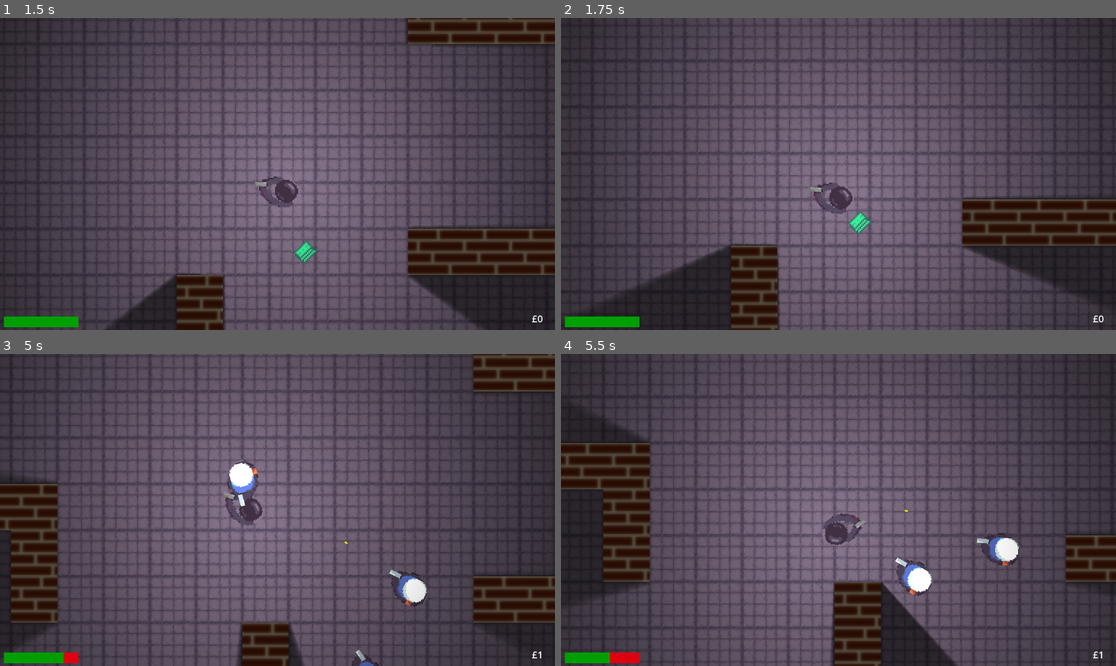
Above: before the commit, frames 1-4 (two rows, left to right).
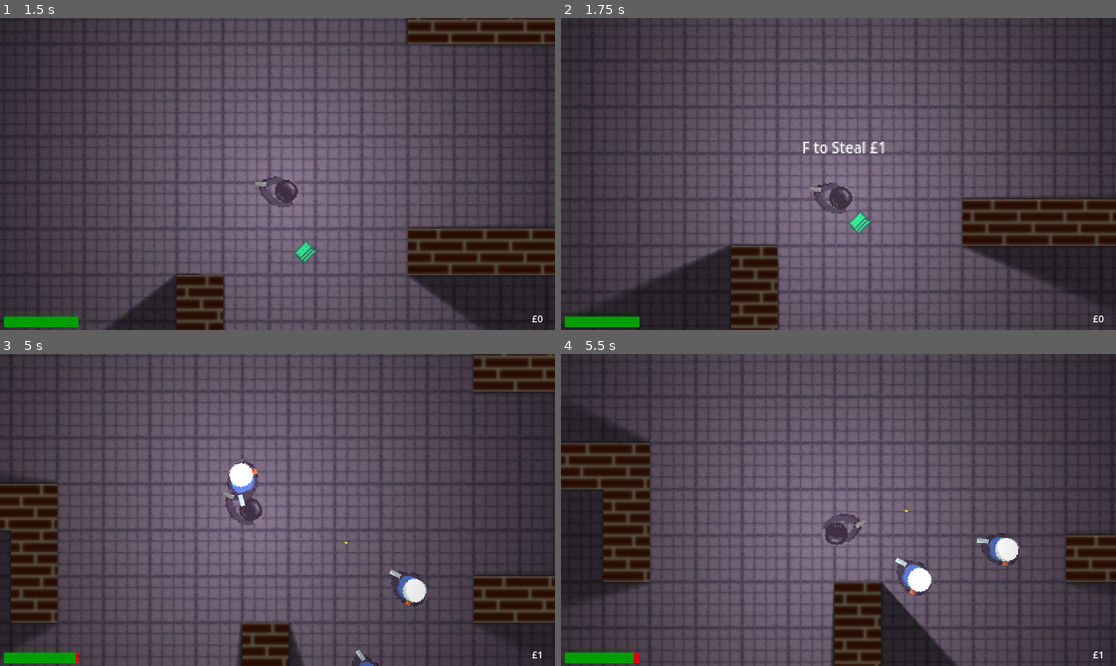
Above: after the commit, the same moments.

Repository: olzorz/THOA-SWMG
Game: Godot game, scene res://Scenes/game_scene.tscn
Two runs of this game, one before a commit and one after it. Both use one fixed random seed, a clock stepped at 60 frames per second and the inputs below.
Inputs (mouse positions are in pixels of both pictures, inside the frame that each line leads up to):
- Up to frame 1 (1.5 s): tap Enter at 0.5 s; move the mouse to (399, 158) at 0.52 s; hold D (move_right) 0.53-1.28 s; hold F (interact) 0.53-1.28 s; move the mouse to (166, 189) at 1.27 s; hold S (move_down) from 1.28 s (still down); tap F (interact) at 1.35 s
- Up to frame 2 (1.75 s): keep holding S (move_down)
- Up to frame 3 (5 s): move the mouse to (333, 441) at 2.02 s; release S (move_down) at 2.03 s; hold D (move_right) 2.03-2.78 s; hold F (interact) 2.03-2.78 s; click (333, 441) at 2.1 s; move the mouse to (249, 572) at 2.77 s; hold W (move_up) 2.78-3.53 s; tap F (interact) at 2.85, 4.55 s; move the mouse to (444, 556) at 3.52 s; hold F (interact) 3.53-4.28 s; hold A (move_left) from 3.53 s (still down); move the mouse to (111, 463) at 4.27 s; click (111, 463) at 4.35 s
- Up to frame 4 (5.5 s): move the mouse to (866, 510) at 5.02 s; release A (move_left) at 5.03 s; hold S (move_down) from 5.03 s (still down); hold F (interact) from 5.03 s (still down)

Frame 1 is identical in both runs. In frame 2, 0.3% of the frame differs, in the area x 43-59%, y 39-44%; in frame 3, less than 0.1%; in frame 4, 0.2%.

Commit message:
Fixed interaction text
Now correctly hovers above player.

Diff:
--- a/Scenes/cash.tscn
+++ b/Scenes/cash.tscn
@@ -14,6 +14,7 @@
 texture = ExtResource("1_ua8r7")
 
 [node name="Interactable" parent="." unique_id=35724694 instance=ExtResource("3_mw2j7")]
+interact_name = "F to Steal £1"
 
 [node name="CollisionShape2D" type="CollisionShape2D" parent="Interactable" unique_id=1768682005]
 shape = SubResource("CircleShape2D_x35g7")
--- a/Scenes/interacting_component.tscn
+++ b/Scenes/interacting_component.tscn
@@ -19,24 +19,21 @@
 shape = SubResource("CircleShape2D_wcss1")
 
 [node name="InteractLabel" type="Label" parent="." unique_id=739148786]
+top_level = true
 z_index = 10
-anchors_preset = 8
+anchors_preset = 5
 anchor_left = 0.5
-anchor_top = 0.5
 anchor_right = 0.5
-anchor_bottom = 0.5
-offset_left = -47.5
-offset_top = -38.0
-offset_right = 47.5
-offset_bottom = -15.0
+offset_left = -527.0
+offset_top = 42.0
+offset_right = -432.0
+offset_bottom = 65.0
 grow_horizontal = 2
-grow_vertical = 2
 size_flags_horizontal = 4
 text = "E to Interact"
 label_settings = SubResource("LabelSettings_hkgi3")
 horizontal_alignment = 1
 vertical_alignment = 1
-metadata/_edit_use_anchors_ = true
 
 [connection signal="area_entered" from="InteractRange" to="." method="_on_interact_range_area_entered"]
 [connection signal="area_exited" from="InteractRange" to="." method="_on_interact_range_area_exited"]
--- a/Scenes/player.tscn
+++ b/Scenes/player.tscn
@@ -28,7 +28,7 @@
 
 [node name="HealthComponent" type="Node" parent="." unique_id=900952249]
 script = ExtResource("5_fkybt")
-max_health = 5
+max_health = 25
 metadata/_custom_type_script = "uid://dnqtsnqt7tibk"
 
 [node name="InteractingComponent" parent="." unique_id=697597145 instance=ExtResource("5_x3wgy")]
--- a/Scripts/game_scene.gd
+++ b/Scripts/game_scene.gd
@@ -7,4 +7,3 @@
 func money_gain(amount: int) -> void:
 	total_cash += amount
 	cash_total.text = "£" + str(total_cash)
-	print(total_cash)
--- a/Scripts/interacting_component.gd
+++ b/Scripts/interacting_component.gd
@@ -4,6 +4,8 @@
 
 var current_interactions : Array = []
 var can_interact : bool = true
+
+@onready var label_initial_position: Vector2 = get_parent().global_position - interact_label.global_position
 
 func _input(event: InputEvent) -> void:
 	if event.is_action_pressed("interact"):
@@ -20,6 +22,7 @@
 		current_interactions.sort_custom(_sort_by_nearest)
 		if current_interactions[0].is_interactable:
 			interact_label.text = current_interactions[0].interact_name
+			interact_label.global_position = get_parent().global_position + label_initial_position
 			interact_label.show()
 	else:
 		interact_label.hide()
@@ -32,6 +35,5 @@
 func _on_interact_range_area_entered(area: Area2D) -> void:
 	current_interactions.push_back(area)
 
-
 func _on_interact_range_area_exited(area: Area2D) -> void:
 	current_interactions.erase(area)
